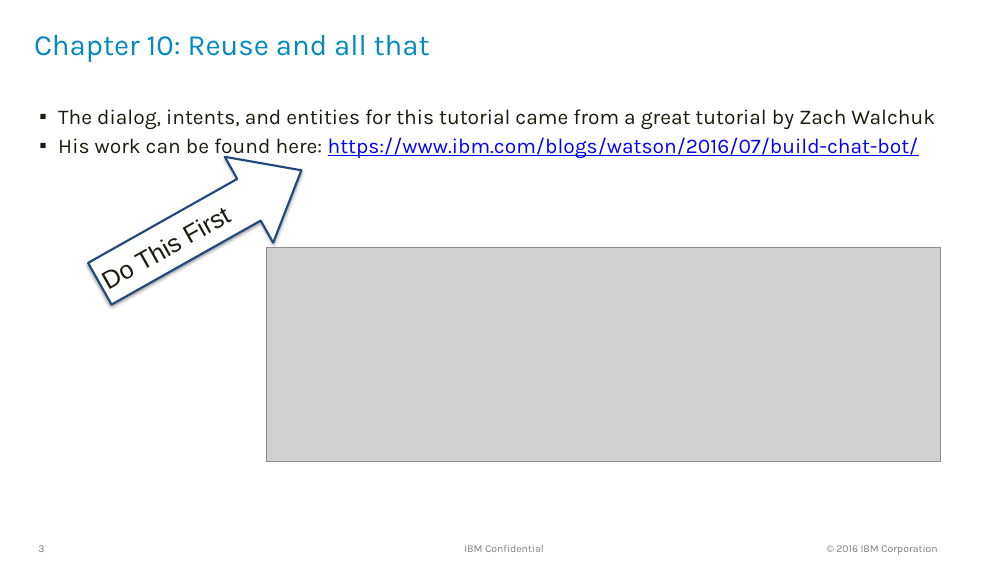
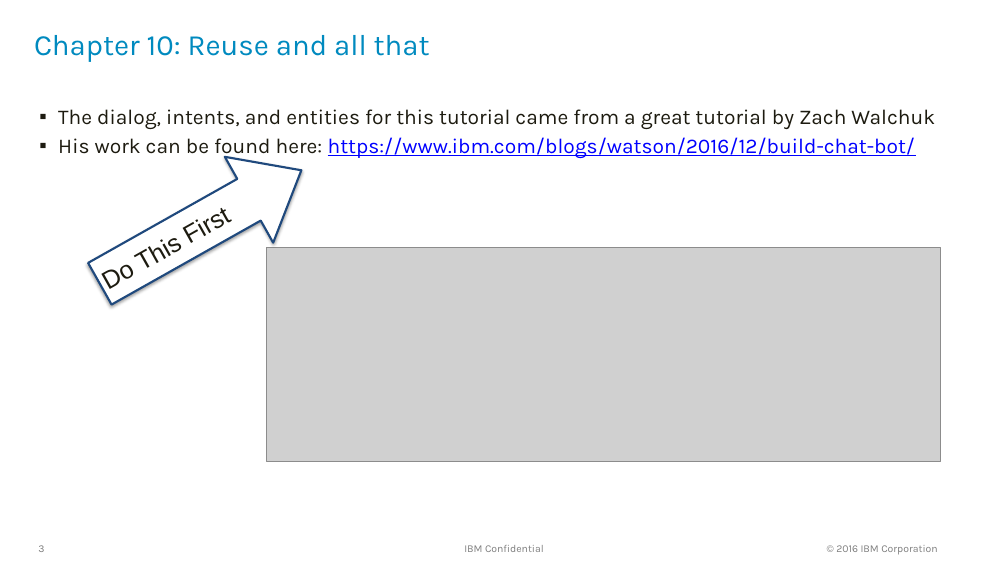
Before and after one commit to peterhsburton/ZeroToCognitive-master, a slide deck: slide 3 of ZeroToCognitive-master/Chapter10/Documentation/BluemixWatsonStartup Chapter10.pptx. Drawn at 1008x567 pixels with LibreOffice and Linux fonts; fonts in the diff are those of the drawing; grey boxes stand for pictures; background and template pictures are left out. Boxes give left, top, right and bottom in pixels: in the first picture for what was removed or moved away, otherwise in the second. Text is boxed around its words. In the diff, an @@ line names an element or a change of style, - is before the commit and + after.

Commit message:
updated chapter07 march 2

```diff
--- a/ZeroToCognitive-master/Chapter10/Documentation/BluemixWatsonStartup Chapter10.pptx
+++ b/ZeroToCognitive-master/Chapter10/Documentation/BluemixWatsonStartup Chapter10.pptx
@@ text at <box>58,137,915,159</box>: text changed @@
-▪ His work can be found here: https://www.ibm.com/blogs/watson/2016/07/build-chat-bot/
+▪ His work can be found here: https://www.ibm.com/blogs/watson/2016/12/build-chat-bot/
```
Also in this commit, not shown: 19 other files.
